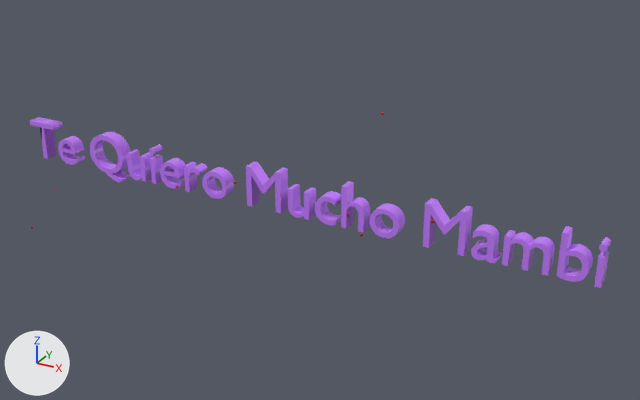
Before and after pictures for a commit that changed the glTF model ar_hearts_te_quiero_mambi.glb.
Rendered twice from a camera (50 mm lens) standing at (2.39, -3.85, 3.43) and looking at (0.32, -0.09, 1.55). The axes (+X, +Y, +Z) are drawn at lower left. The lights are the same throughout. Where no turn or scale is listed for an object, it has been applied to the vertices. Vertices at the same position are counted once.

The first picture shows 'Text'.
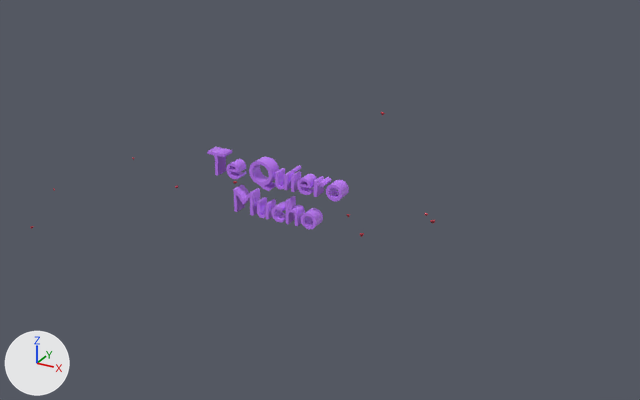
The change, as a diff of the scene's bpy script:
```diff
--- a/ar_hearts_te_quiero_mambi.glb.py
+++ b/ar_hearts_te_quiero_mambi.glb.py
@@ me_text_baked @@
 # used by ob_text; location = (0.0, 0.0, 1.5)
-me_text_baked.from_pydata(...)  # 2718 vertices, 5384 faces; spans x -1.81..1.79, y -0.04..0.04, z -0.15..0.14
+me_text_baked.from_pydata(...)  # 1822 vertices, 3608 faces; spans x -0.43..0.43, y -0.04..0.04, z -0.16..0.18
+# me_text_baked part 1: the loose piece of 112 vertices spanning x -1.03..-0.89, y -0.04..0.04, z -0.11..0.05 is scaled about its middle by (0.571, 1, 0.571), then moved by (0.89, 0.0, -0.09)
+# me_text_baked part 2: the loose piece of 30 vertices spanning x 0.89..1.12, y -0.04..0.04, z -0.11..0.13 is scaled about its middle by (0.571, 1, 0.571), then moved by (-1.2, 0.0, -0.11)
+# me_text_baked part 3: the loose piece of 110 vertices spanning x -0.6..-0.49, y -0.04..0.04, z -0.11..0.06 is scaled about its middle by (0.571, 1, 0.571), then moved by (0.84, 0.0, 0.11)
+# me_text_baked part 4: the loose piece of 96 vertices spanning x -0.85..-0.82, y -0.04..0.04, z 0.08..0.12 is moved by (0.96, 0.0, 0.06)
+# me_text_baked part 5: a new loose piece, a box spanning x 0.117..0.135, y -0.04..0.04, z 0.04..0.13, in mat_mat_text_red (purple #c47cff)
+# me_text_baked part 6: the loose piece of 198 vertices spanning x -0.78..-0.64, y -0.04..0.04, z -0.11..0.06 is scaled about its middle by (0.571, 1, 0.571), then moved by (0.45, 0.0, 0.11)
+# me_text_baked part 7: the loose piece of 16 vertices spanning x -1.81..-1.61, y -0.04..0.04, z -0.11..0.13 is scaled about its middle by (0.571, 1, 0.571), then moved by (1.33, 0.0, 0.09)
+# me_text_baked part 8: 11 loose pieces with 1818 vertices, spanning x -1.59..1.79, y -0.04..0.04, z -0.15..0.14, are deleted
+# me_text_baked part 9: 14 vertices moved within x 0.01..0.38, y -0.04..0.04, z -0.11..0.05; 290 vertices removed from x -0.17..0.39, y -0.04..0.04, z -0.11..0.13; 1204 vertices added at x -0.15..0.43, y -0.04..0.04, z -0.16..0.18
 me_text_baked.materials.append(mat_mat_text_red)
```

Pixel boxes [x1, y1, x2, y2] of what changed, in the pictures (640 x 400 px; the box of a moved part takes in the faces that stretch with it):
'Text', reshaped (75% narrower, 52% shorter)
    before: [30, 117, 611, 288]
    after: [207, 147, 349, 229]
part 1 of me_text_baked, moved or reshaped
    before: [127, 150, 153, 182]
    after: [257, 197, 276, 219]
part 2 of me_text_baked, moved or reshaped
    before: [423, 198, 473, 256]
    after: [233, 184, 260, 216]
part 3 of me_text_baked, moved or reshaped
    before: [184, 162, 208, 192]
    after: [314, 176, 332, 197]
part 4 of me_text_baked, moved or reshaped
    before: [149, 144, 162, 154]
    after: [291, 165, 301, 174]
part 5 of me_text_baked, added
    after: [291, 171, 301, 192]
part 6 of me_text_baked, moved or reshaped
    before: [160, 158, 186, 189]
    after: [226, 159, 246, 179]
part 7 of me_text_baked, moved or reshaped
    before: [30, 117, 63, 159]
    after: [207, 147, 232, 175]
part 8 of me_text_baked, deleted (purple)
    before: [58, 132, 611, 288]
part 9 of me_text_baked, built on
    before: [246, 161, 341, 225]
    after: [249, 157, 349, 229]
